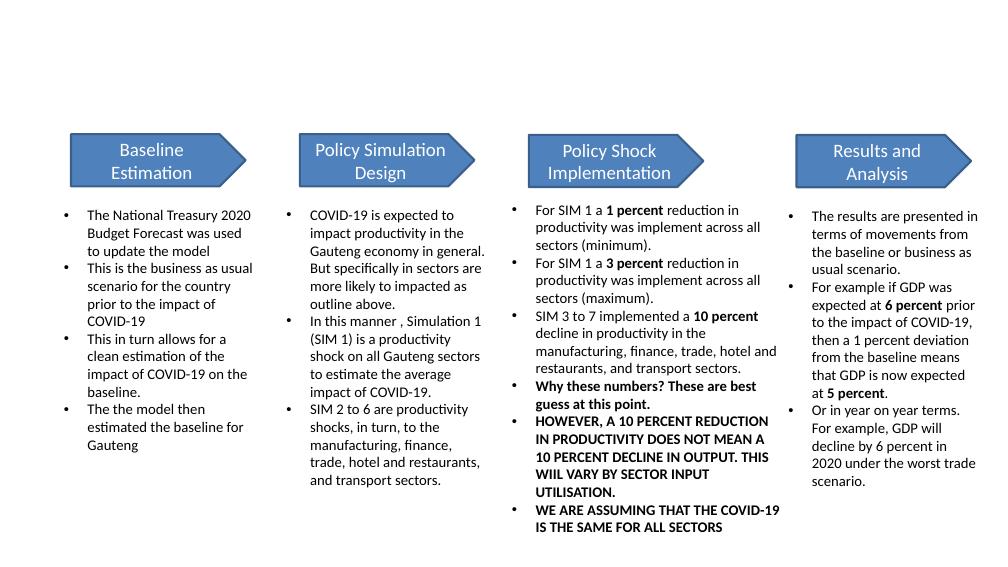
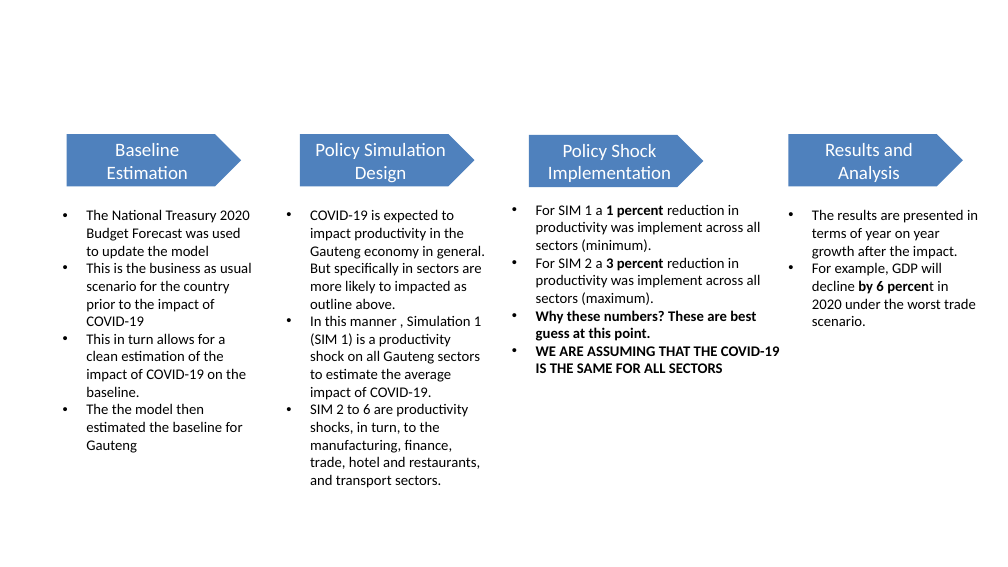
Before and after one commit to xolaniss/COVID_19, a slide deck: slide 5 of COVID-19 Economic Impact.pptx. Drawn at 1008x567 pixels with LibreOffice and Linux fonts; fonts in the diff are those of the drawing; background and template pictures are left out. Boxes give left, top, right and bottom in pixels: in the first picture for what was removed or moved away, otherwise in the second. Text is boxed around its words. In the diff, an @@ line names an element or a change of style, - is before the commit and + after.

```diff
--- a/COVID-19 Economic Impact.pptx
+++ b/COVID-19 Economic Impact.pptx
@@ pentagon arrow "Baseline Estimation": place and size @@
-pentagon arrow "Baseline Estimation" at <box>71,134,246,186</box>
+pentagon arrow "Baseline Estimation" at <box>67,134,241,186</box>
@@ outline #3A5F8C 2 pt to none in 4 elements at <box>300,134,475,186</box>, <box>529,135,704,187</box>, <box>67,134,241,186</box>, <box>789,134,963,186</box> @@
@@ pentagon arrow "Results and Analysis": place and size @@
-pentagon arrow "Results and Analysis" at <box>797,135,972,188</box>
+pentagon arrow "Results and Analysis" at <box>789,134,963,186</box>
@@ text at <box>812,209,978,326</box>: text changed @@
-• The results are presented in terms of movements from the baseline or business as usual scenario.
-• For example if GDP was expected at 6 percent prior to the impact of COVID-19, then a 1 percent deviation from the baseline means that GDP is now expected at 5 percent.
-• Or in year on year terms. For example, GDP will decline by 6 percent in 2020 under the worst trade scenario.
+• The results are presented in terms of year on year growth after the impact.
+• For example, GDP will decline by 6 percent in 2020 under the worst trade scenario.
@@ text at <box>536,257,761,305</box>: text changed @@
-• For SIM 1 a 3 percent reduction in productivity was implement across all sectors (maximum).
-• SIM 3 to 7 implemented a 10 percent decline in productivity in the manufacturing, finance, trade, hotel and restaurants, and transport sectors.
+• For SIM 2 a 3 percent reduction in productivity was implement across all sectors (maximum).
@@ text at <box>536,416,768,497</box>: paragraph removed @@
-• HOWEVER, A 10 PERCENT REDUCTION IN PRODUCTIVITY DOES NOT MEAN A 10 PERCENT DECLINE IN OUTPUT. THIS WIIL VARY BY SECTOR INPUT UTILISATION.
```
Also in this commit, not shown: 4 other slides changed, 3 slides added, 1 slide removed.
